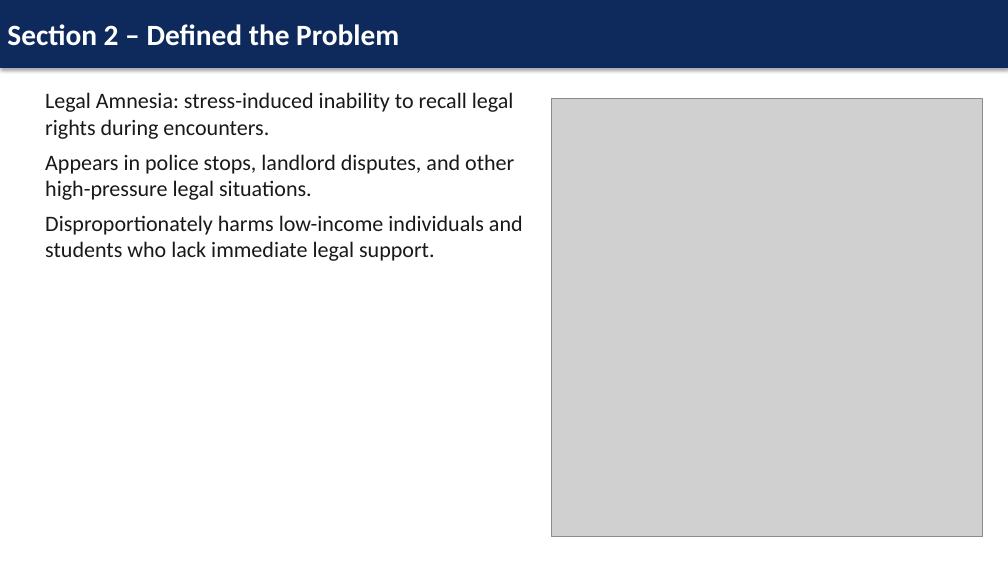
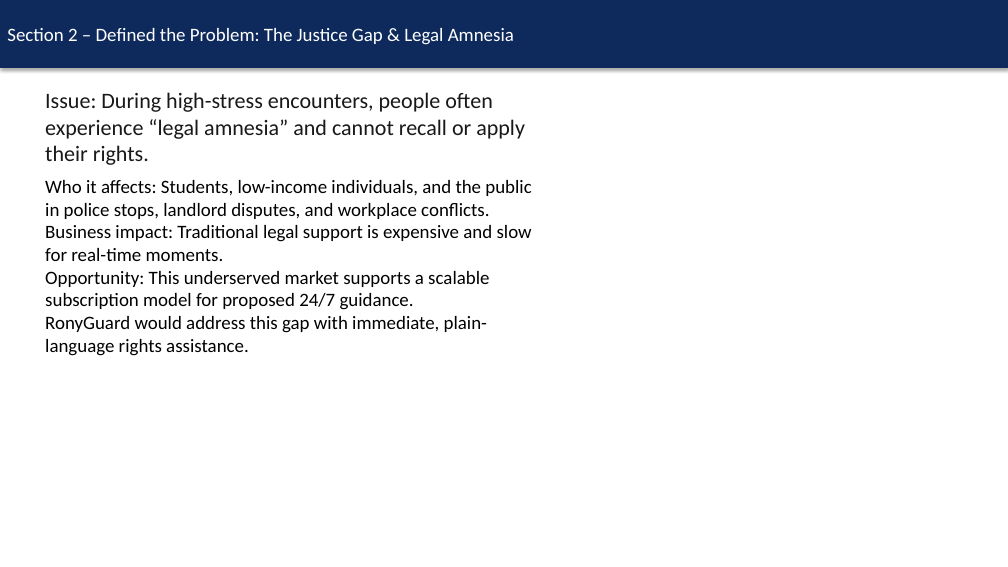
Before and after one commit to Ronykipkemboi/ai-legal-rights-assistant, a slide deck: slide 2 of Presentation.pptx. Drawn at 1008x567 pixels with LibreOffice and Linux fonts; fonts in the diff are those of the drawing; grey boxes stand for pictures. Boxes give left, top, right and bottom in pixels: in the first picture for what was removed or moved away, otherwise in the second. Text is boxed around its words. In the diff, an @@ line names an element or a change of style, - is before the commit and + after.

```diff
--- a/Presentation.pptx
+++ b/Presentation.pptx
@@ text in rectangle at [7, 28, 514, 45]: text changed; size 28 to 18 pt; bold off @@
-Section 2 – Defined the Problem
+Section 2 – Defined the Problem: The Justice Gap & Legal Amnesia
@@ text at [45, 92, 532, 356]: text changed; size 21 to 18 pt; text colour #191919 to #000000 @@
-Legal Amnesia: stress-induced inability to recall legal rights during encounters.
-Appears in police stops, landlord disputes, and other high-pressure legal situations.
-Disproportionately harms low-income individuals and students who lack immediate legal support.
+Issue: During high-stress encounters, people often experience “legal amnesia” and cannot recall or apply their rights.
+Who it affects: Students, low-income individuals, and the public in police stops, landlord disputes, and workplace conflicts.
+Business impact: Traditional legal support is expensive and slow for real-time moments.
+Opportunity: This underserved market supports a scalable subscription model for proposed 24/7 guidance.
+RonyGuard would address this gap with immediate, plain-language rights assistance.
@@ picture removed at [552, 98, 983, 537] @@
```
Also in this commit, not shown: 5 other slides changed, 1 slide added, 1 slide removed.
